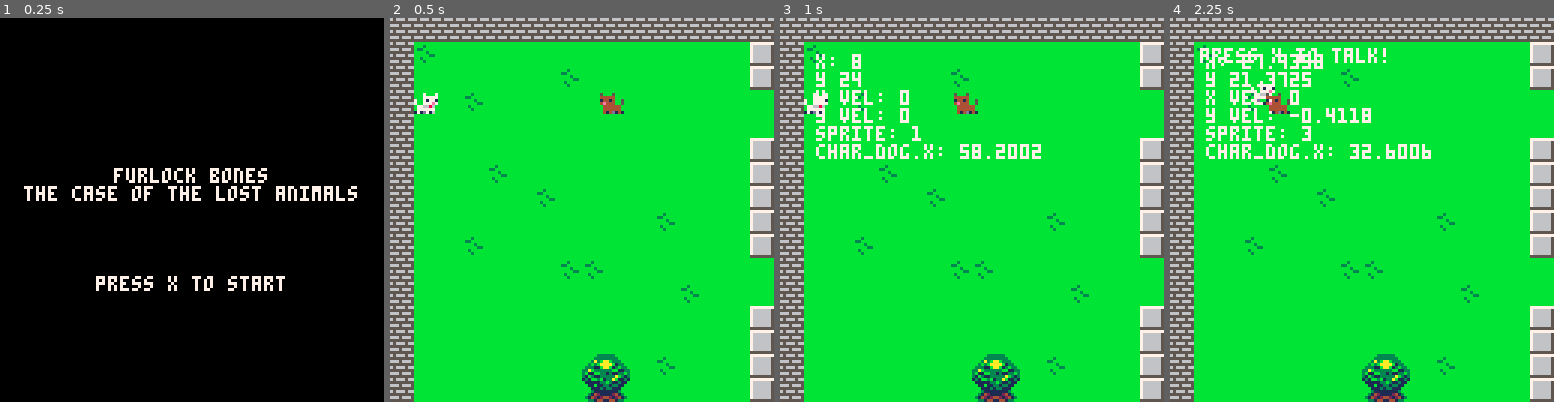
Above: before the commit, frames 1-4 (left to right).
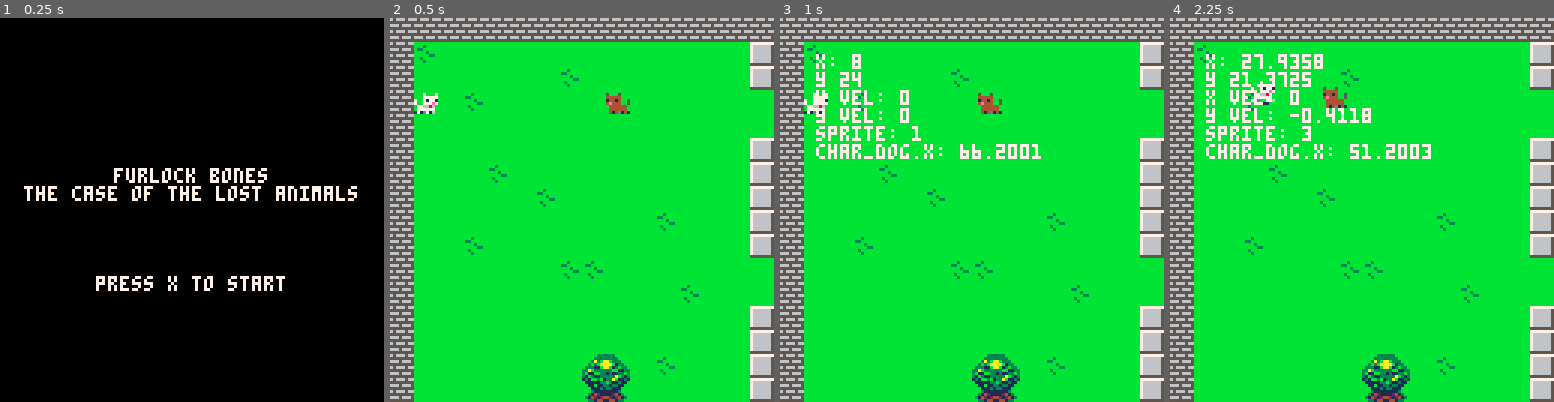
Above: after the commit, the same moments.

Repository: Mackeriah/FurlockBones-game
Game: PICO-8 cartridge furlock bones.p8
Same seed, same stepped clock (60 frames per second), same inputs: the game is played once before the commit and once after it.
Inputs:
- Up to frame 1 (0.25 s): no input
- Up to frame 2 (0.5 s): tap X (X key) at 0.33 s
- Up to frame 3 (1 s): tap O (Z key) at 0.7 s
- Up to frame 4 (2.25 s): tap X (X key) at 1.07, 1.85 s; hold Right 1.6-2.1 s; tap O (Z key) at 1.7, 2.1 s; hold Up from 2.15 s (still down)

Frame 1 is identical in both runs. In frame 2, 0.2% of the frame differs, in the area x 54-63%, y 19-25%; in frame 3, 0.5%; in frame 4, 1.2%, in the area x 7-68%, y 7-36%.

Commit message:
refactored and fixed nasty bug

Diff:
--- a/furlock bones.p8
+++ b/furlock bones.p8
@@ -8,10 +8,13 @@
 	char_dog()
 	camera_x = 0
 	camera_y = 0
-	game = false
+	activeGame = false
 	anim_time = 0
 	anim_wait = 0.1
 end
+
+--[[ CONTROL +K +J = unfold all
+CONTROL +K +1 = fold at level 1 ]]
 
 function toggle_debug_mode()
 	if (btnp(🅾️)) and (debug_mode == false) then
@@ -50,42 +53,33 @@
 	end
 end
 
-function game_state()
-	if game == true then
-		start_game()
-	 	move_player()
-	 	camera_follow_player()
-		return true
-	else
-		if (btn(❎)) then game = true end
-		return false
-	end
-end
-
-function state_is_menu()
+function draw_menu()
 	format_text_centered(text_array, 7) -- display menu text
 end
 
-function start_game()
+function draw_game()
  	camera(camera_x,camera_y) -- maybe move this and 3 lines below INTO draw
  	map(0,0,0,0,128,32)
  	spr(player.sprite,player.x,player.y,1,1,player.direction==-1)
 	spr(char_dog.sprite,char_dog.x,char_dog.y,1,1,-1)
- 	move_char()
 end
 
 function _update60()
-	game_state()
-	toggle_debug_mode()
-	animate_player()
-end
-
---[[ CONTROL +K +J = unfold all
-CONTROL +K +1 = fold at level 1 ]]
+	if activeGame == true  then
+		toggle_debug_mode()
+		animate_player()
+		move_player() -- MUST be before camera_follow_player
+		camera_follow_player() -- MUST be after move_player
+		move_char()
+	else
+		if (btn(❎)) then activeGame = true end
+	end
+end
+
 function _draw()
 	cls()
-	if game == false then state_is_menu() end
-	if game == true  then start_game() end
+	if activeGame == false then draw_menu() end
+	if activeGame == true  then draw_game() end
 	if (character_collision(player.x,player.y,char_dog.x,char_dog.y)) then
 		char_dog.speed = 0
 		print("press x to talk!",10,10,7)
